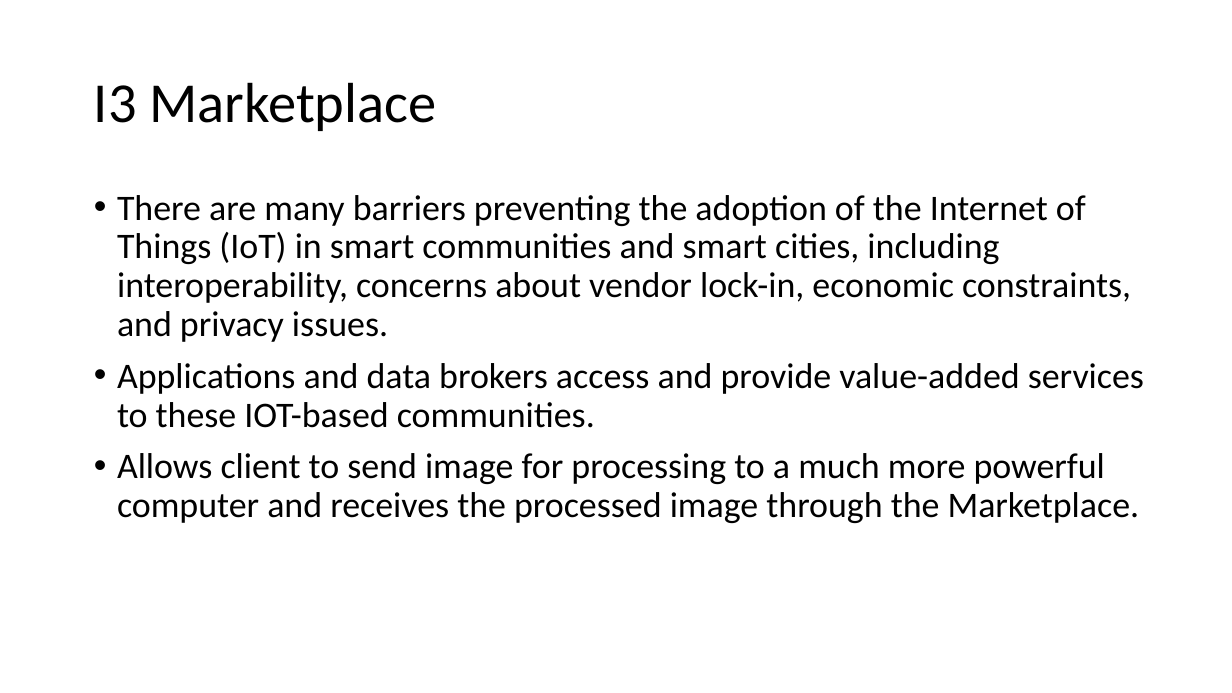
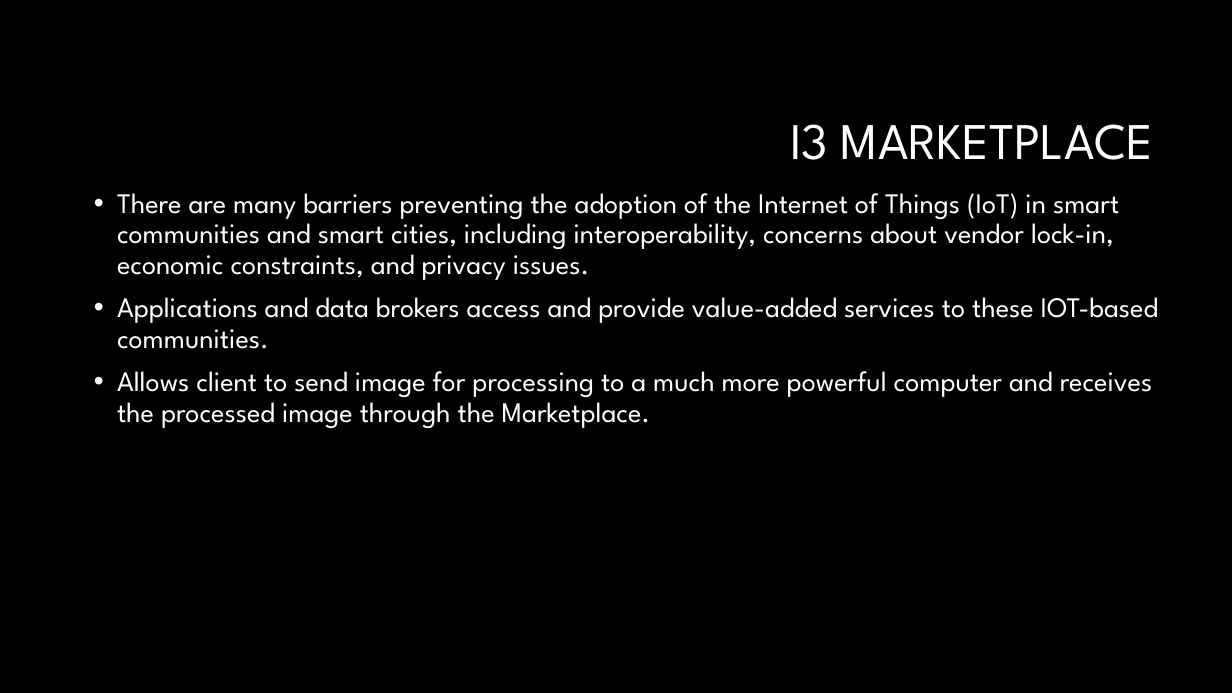
Before and after one commit to smcd253/hackIoT-2019, a slide deck: slide 3 of Group10-Hack-IoT 2019.pptx. Drawn at 1232x693 pixels with LibreOffice and Linux fonts; fonts in the diff are those of the drawing; background and template pictures are left out. Boxes give left, top, right and bottom in pixels: in the first picture for what was removed or moved away, otherwise in the second. Text is boxed around its words. In the diff, an @@ line names an element or a change of style, - is before the commit and + after.

```diff
--- a/Group10-Hack-IoT 2019.pptx
+++ b/Group10-Hack-IoT 2019.pptx
@@ background #FFFFFF to #000000 @@
@@ title at (790,124,1153,160): text changed; size 44 to 40 pt; font Calibri to League Spartan; text colour #000000 to #FFFFFF @@
-I3 Marketplace
+I3 MARKETPLACE
@@ text "There are many barriers preventing ..." at (117,193,1158,428): size 28 to 22 pt, font Calibri to League Spartan, text colour #000000 to #FFFFFF @@
```
Also in this commit, not shown: 3 other slides changed, 3 slides added.
